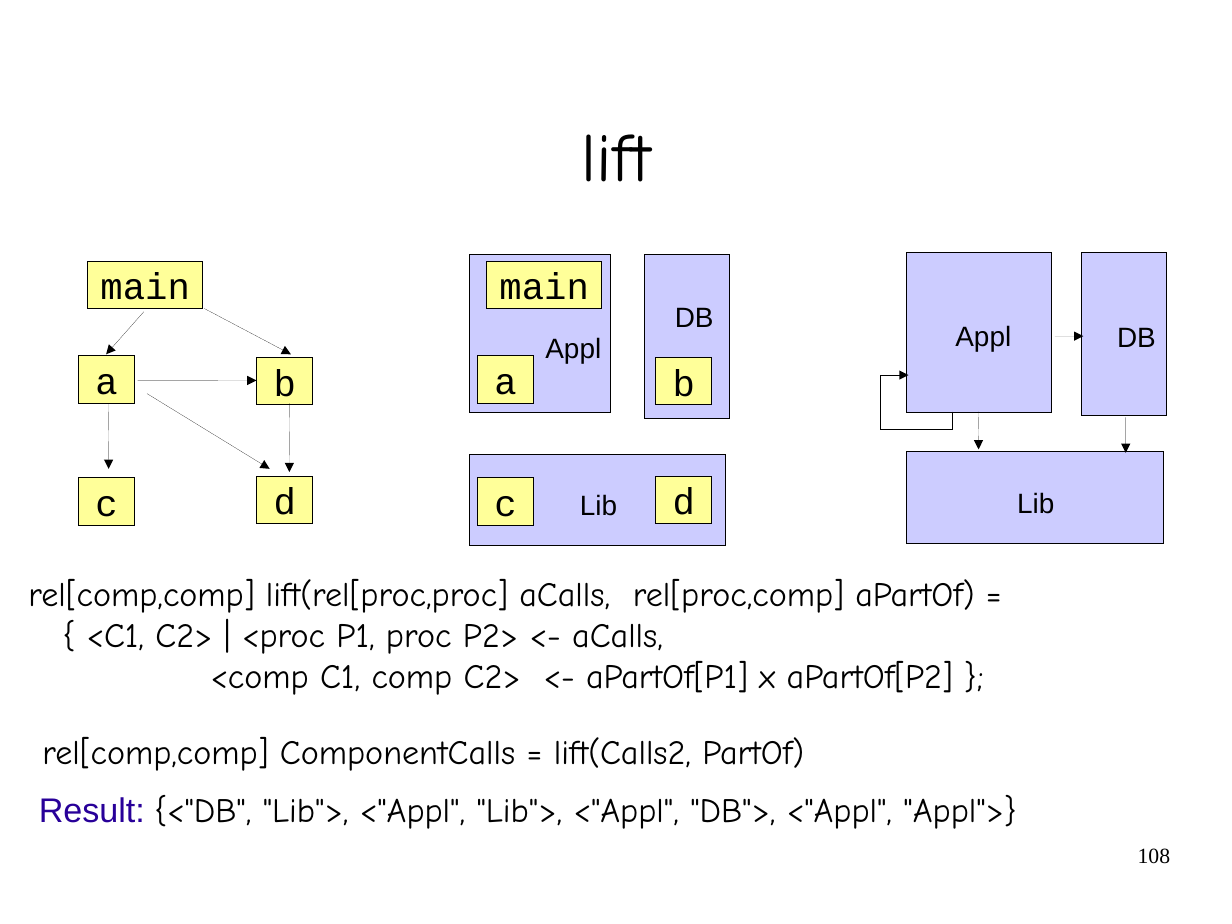
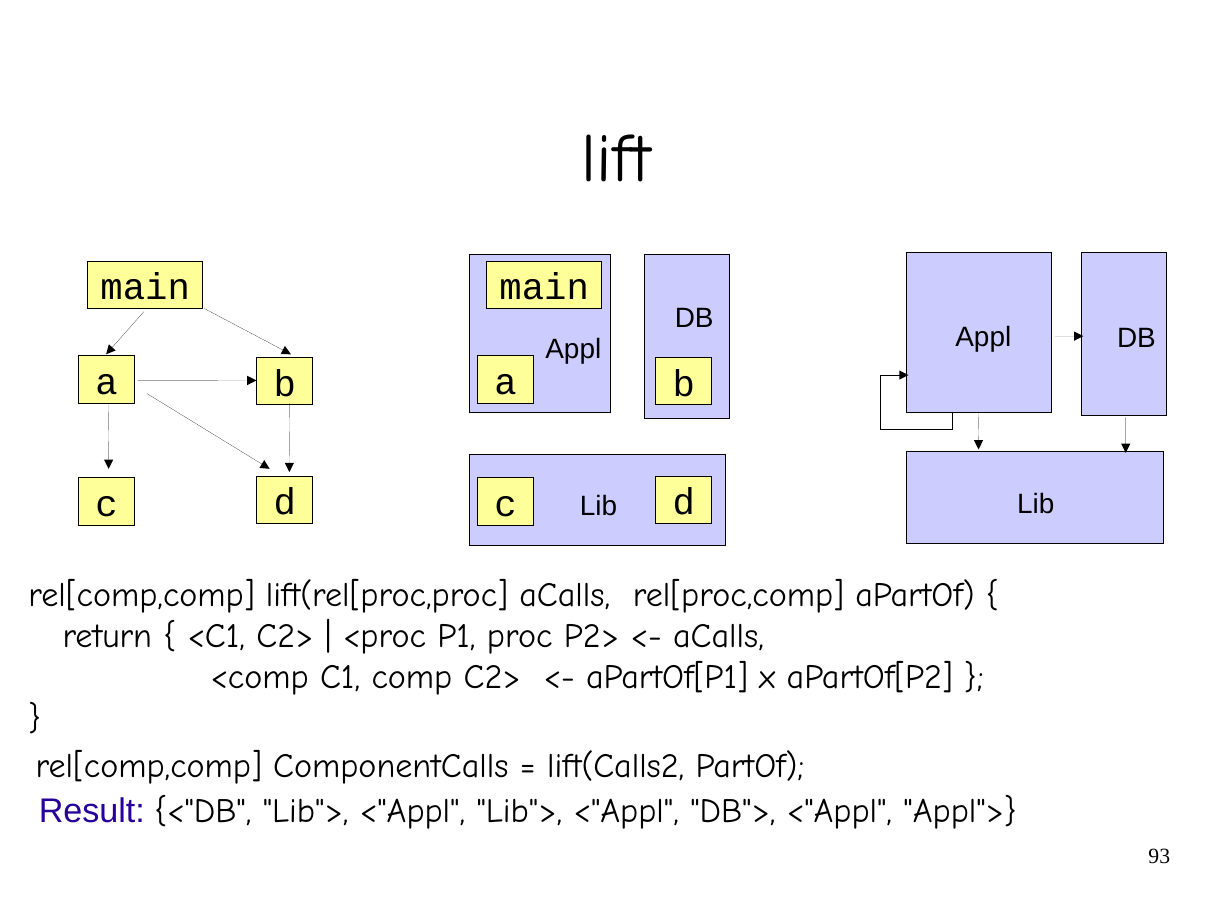
Before and after one commit to cwi-swat/meta-environment, a slide deck: slide 93 of meta-doc/analysis/rascal-slides/rascal-slides.odp (slide 108 before the commit). Drawn at 1232x924 pixels with LibreOffice and Linux fonts; fonts in the diff are those of the drawing; background and template pictures are left out. Boxes give left, top, right and bottom in pixels: in the first picture for what was removed or moved away, otherwise in the second. Text is boxed around its words. In the diff, an @@ line names an element or a change of style, - is before the commit and + after.

```diff
--- a/meta-doc/analysis/rascal-slides/rascal-slides.odp
+++ b/meta-doc/analysis/rascal-slides/rascal-slides.odp
@@ text at (x1=28, y1=579, x2=974, y2=695): paragraph added @@
+}
@@ text at (x1=28, y1=579, x2=974, y2=654): text changed @@
-rel[comp,comp] lift(rel[proc,proc] aCalls, rel[proc,comp] aPartOf) =
-{ <C1, C2> | <proc P1, proc P2> <- aCalls,
+rel[comp,comp] lift(rel[proc,proc] aCalls, rel[proc,comp] aPartOf) {
+return { <C1, C2> | <proc P1, proc P2> <- aCalls,
@@ text at (x1=36, y1=750, x2=805, y2=784): text changed @@
-rel[comp,comp] ComponentCalls = lift(Calls2, PartOf)
+rel[comp,comp] ComponentCalls = lift(Calls2, PartOf);
@@ page number at (x1=1148, y1=848, x2=1170, y2=864): text changed @@
-108
+93
```
Also in this commit, not shown: 20 other slides changed, 2 slides added, 16 slides removed, 1 other file.
